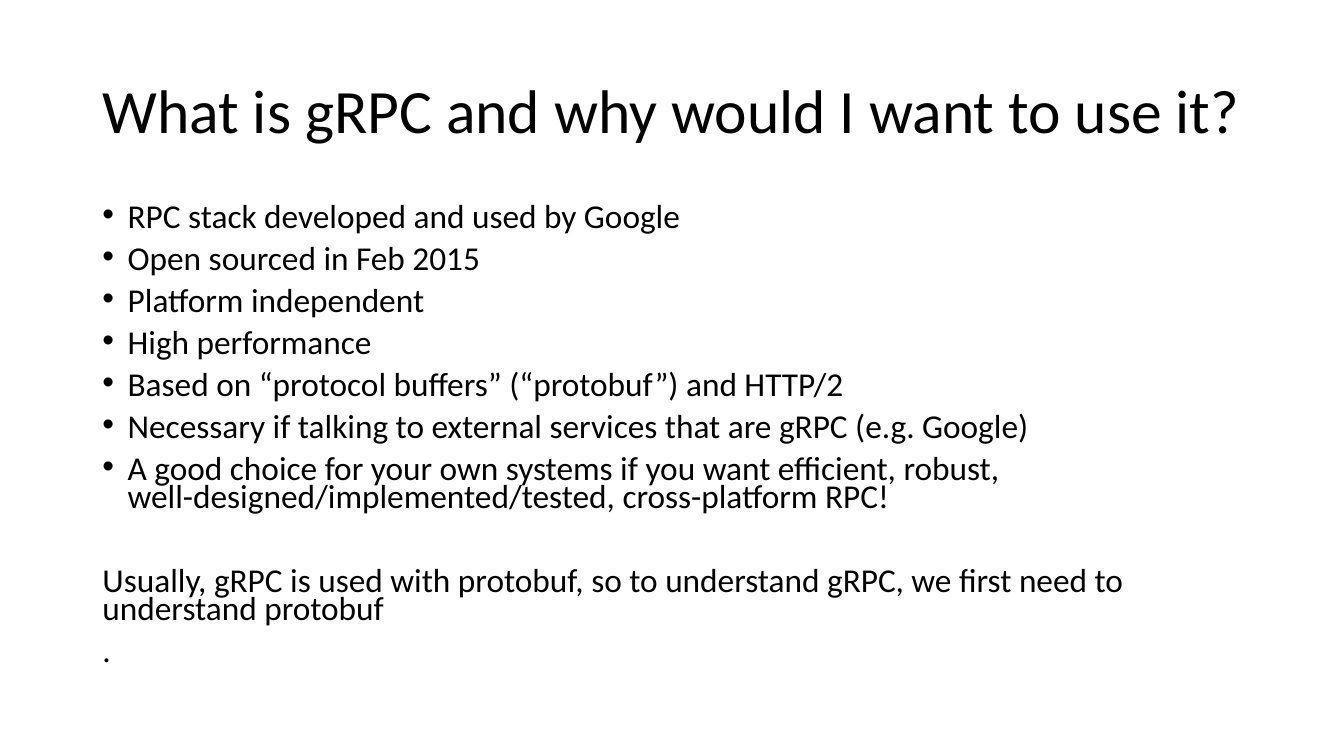
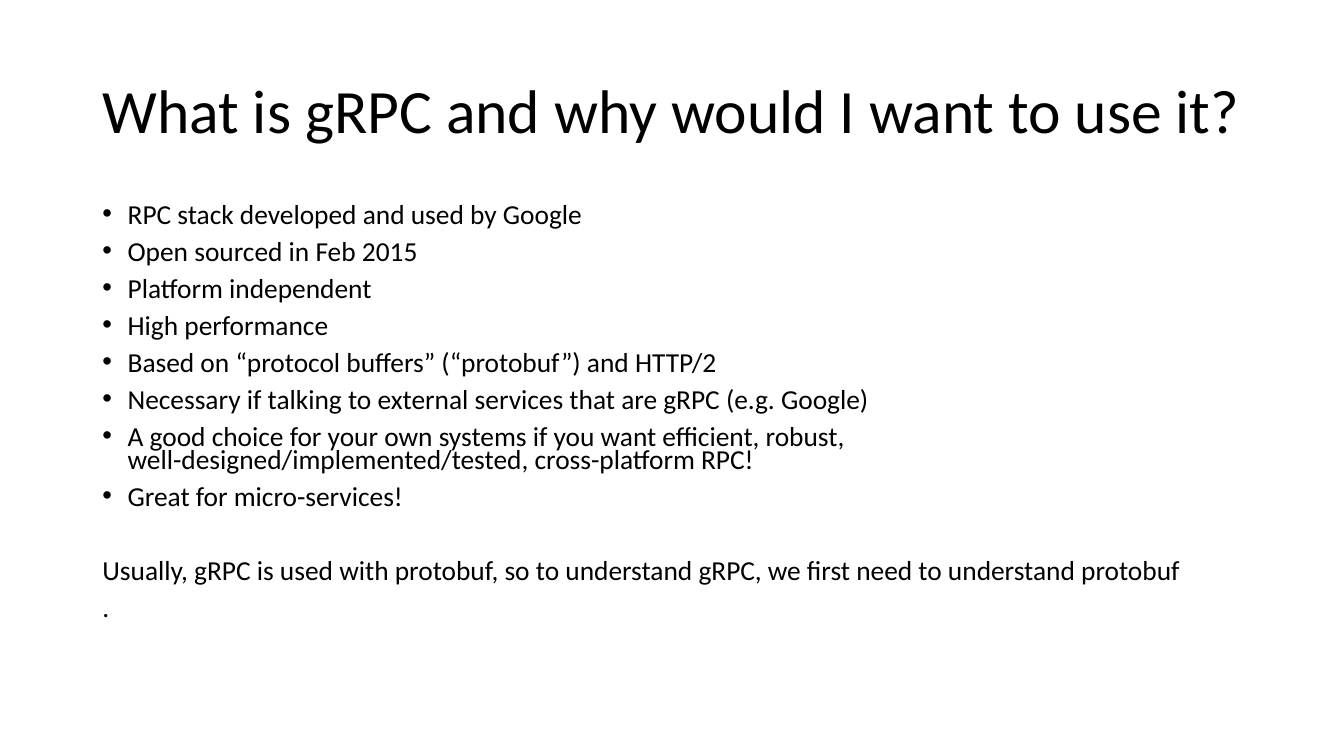
Before and after one commit to protobuf-net/protobuf-net.Grpc, a slide deck: slide 5 of docs/talks/gRPC nologo.pptx. Drawn at 1344x756 pixels with LibreOffice and Linux fonts; fonts in the diff are those of the drawing. Boxes give left, top, right and bottom in pixels: in the first picture for what was removed or moved away, otherwise in the second. Text is boxed around its words. In the diff, an @@ line names an element or a change of style, - is before the commit and + after.

```diff
--- a/docs/talks/gRPC nologo.pptx
+++ b/docs/talks/gRPC nologo.pptx
@@ text at (102,205,1179,585): size 23.8 to 19.6 pt @@
@@ text at (128,487,403,507): paragraph added @@
+• Great for micro-services!
```
Also in this commit, not shown: 2 other slides changed.
